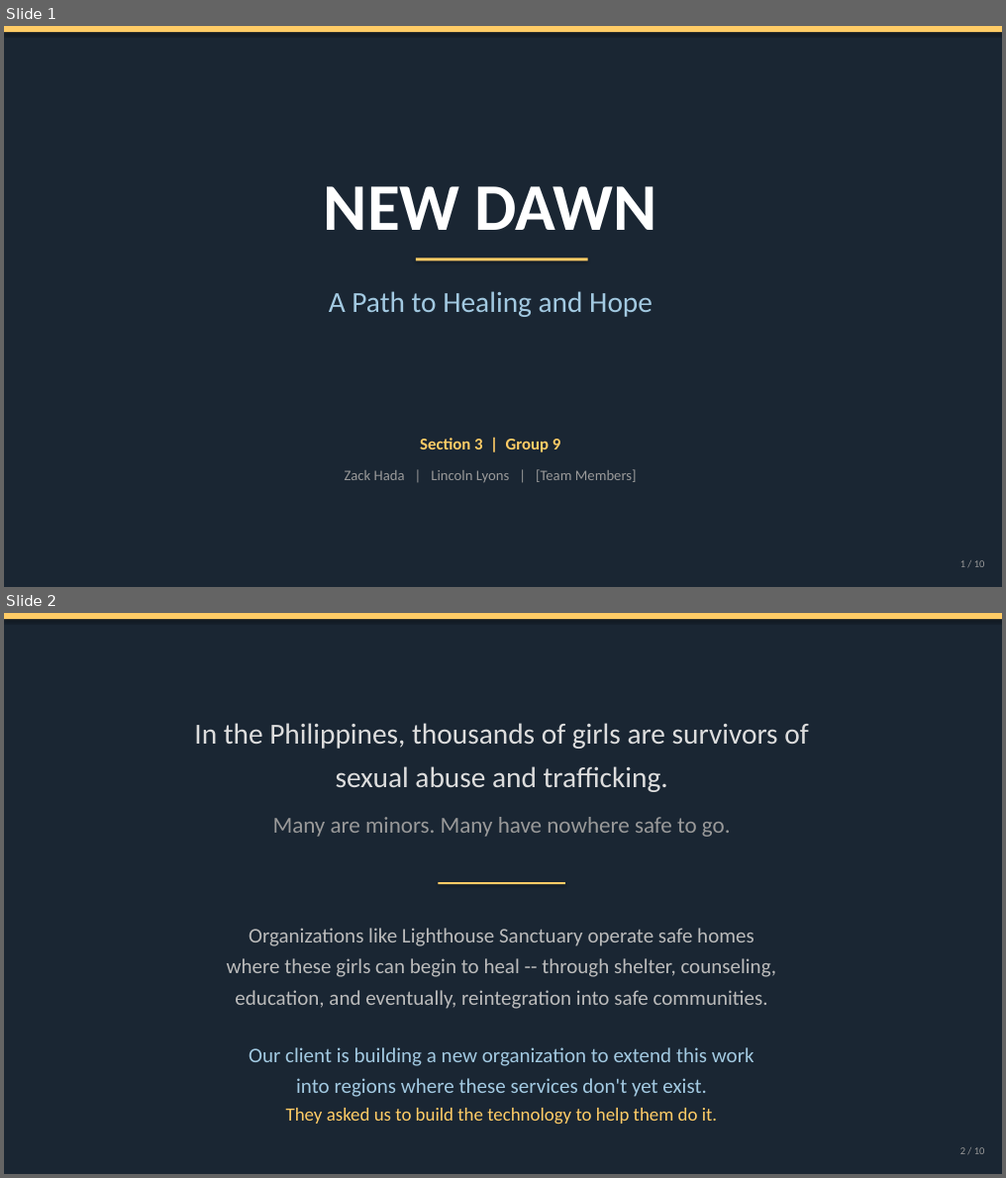
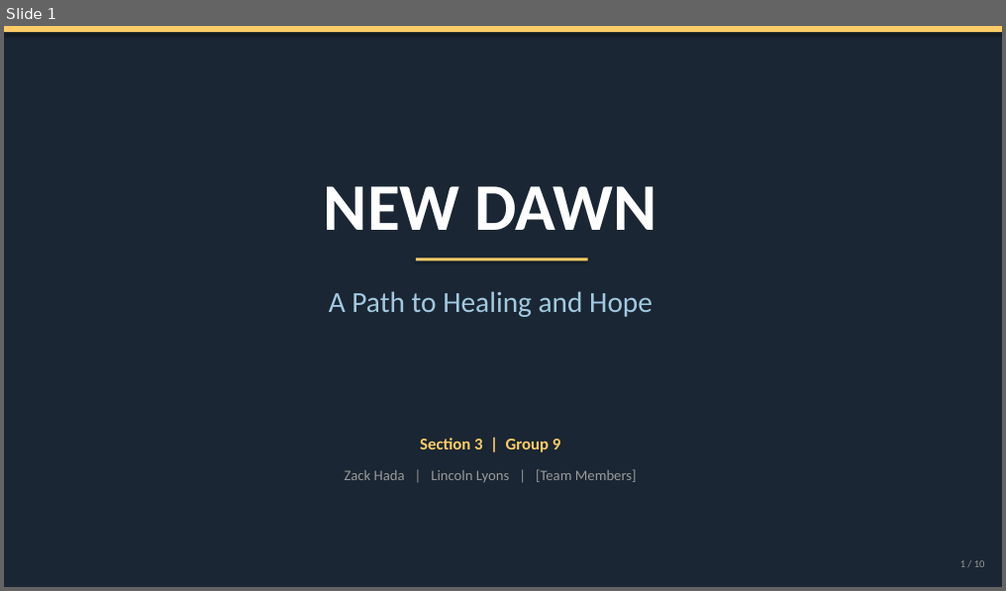
Before and after one commit to linklyns/New-Dawn, a slide deck: presentation/New_Dawn_Presentation.pptx. Shown one above the other, each under a label of ours: slides 1 and 2 before the commit, slide 1 after it. The pictures are 1006x1178 and 1006x591 pixels, drawn with LibreOffice and Linux fonts; fonts in the diff are those of the drawing. Boxes give left, top, right and bottom in pixels: in the first picture for what was removed or moved away, otherwise in the second. Text is boxed around its words. In the diff, an @@ line names an element or a change of style, - is before the commit and + after.

```diff
--- a/presentation/New_Dawn_Presentation.pptx
+++ b/presentation/New_Dawn_Presentation.pptx
@@ slide 2 removed at [4, 613, 1002, 1174], background #1A2633 @@
@@ rectangle removed at [4, 613, 1002, 619] @@
@@ text removed at [194, 723, 808, 792] @@
-In the Philippines, thousands of girls are survivors of
-sexual abuse and trafficking.
@@ text removed at [273, 817, 731, 837] @@
-Many are minors. Many have nowhere safe to go.
@@ rectangle removed at [439, 882, 565, 884] @@
@@ text removed at [227, 928, 777, 1009] @@
-Organizations like Lighthouse Sanctuary operate safe homes
-where these girls can begin to heal -- through shelter, counseling,
-education, and eventually, reintegration into safe communities.
@@ text removed at [249, 1048, 754, 1097] @@
-Our client is building a new organization to extend this work
-into regions where these services don't yet exist.
@@ text removed at [286, 1108, 717, 1125] @@
-They asked us to build the technology to help them do it.
@@ text removed at [960, 1148, 985, 1155] @@
-2 / 10
```
Also in this commit, not shown: 1 slide changed, 1 slide added, 1 other file.
